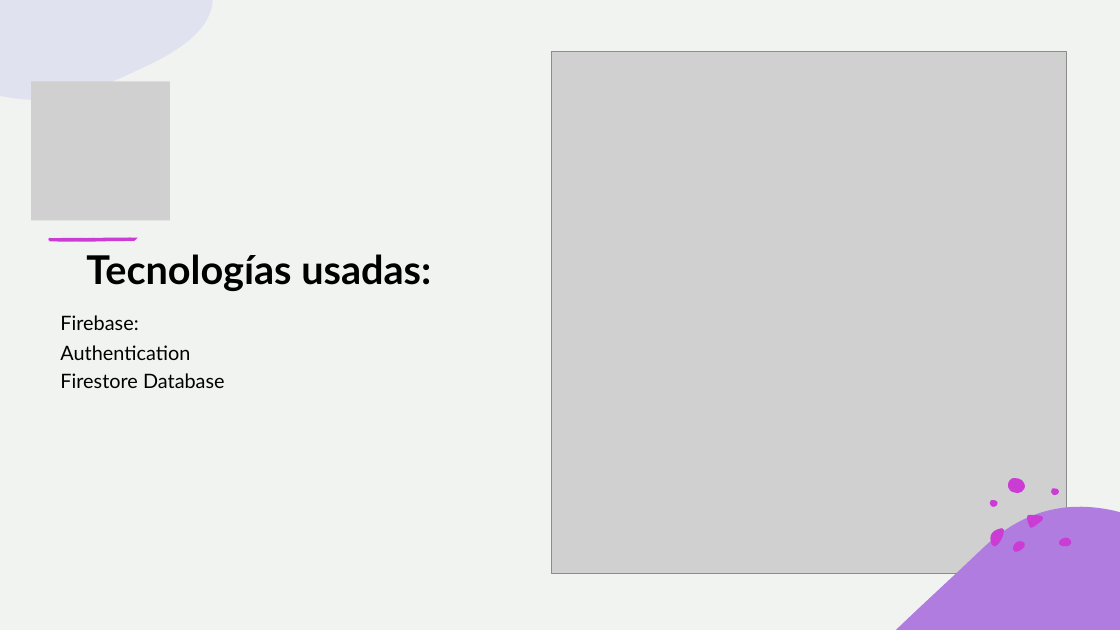
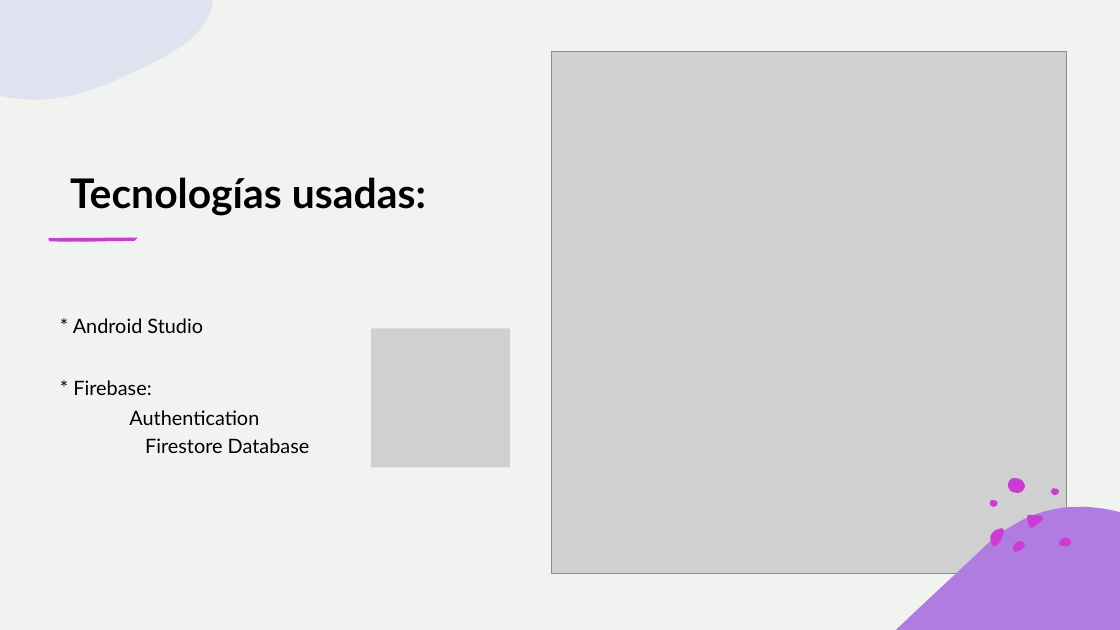
Before and after one commit to iEdwinDC/andriod-project, a slide deck: slide 4 of docs/Achoun presentacion.pptx (slide 3 before the commit). Drawn at 1120x630 pixels with LibreOffice and Linux fonts; fonts in the diff are those of the drawing; grey boxes stand for pictures. Boxes give left, top, right and bottom in pixels: in the first picture for what was removed or moved away, otherwise in the second. Text is boxed around its words. In the diff, an @@ line names an element or a change of style, - is before the commit and + after.

```diff
--- a/docs/Achoun presentacion.pptx
+++ b/docs/Achoun presentacion.pptx
@@ picture removed at (x1=31, y1=82, x2=170, y2=220) @@
@@ text "Tecnologías usadas:" moved from (x1=86, y1=254, x2=431, y2=291) to (x1=70, y1=177, x2=426, y2=216) @@
@@ text "Tecnologías usadas:" at (x1=70, y1=177, x2=426, y2=216): size 34 to 35 pt @@
@@ text at (x1=73, y1=318, x2=203, y2=395): text changed @@
-Firebase:
+* Android Studio
+* Firebase:
@@ picture added at (x1=371, y1=329, x2=510, y2=467) @@
@@ text at (x1=145, y1=438, x2=310, y2=453): list level 1 to 2 in "Firestore Database" @@
```
Also in this commit, not shown: 1 other slide changed, 1 slide added.
